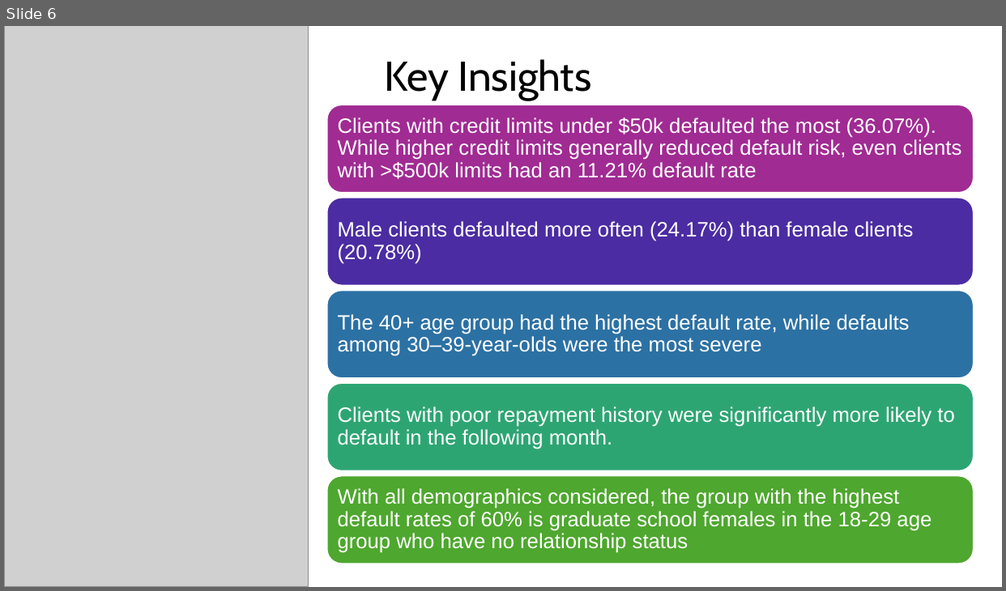
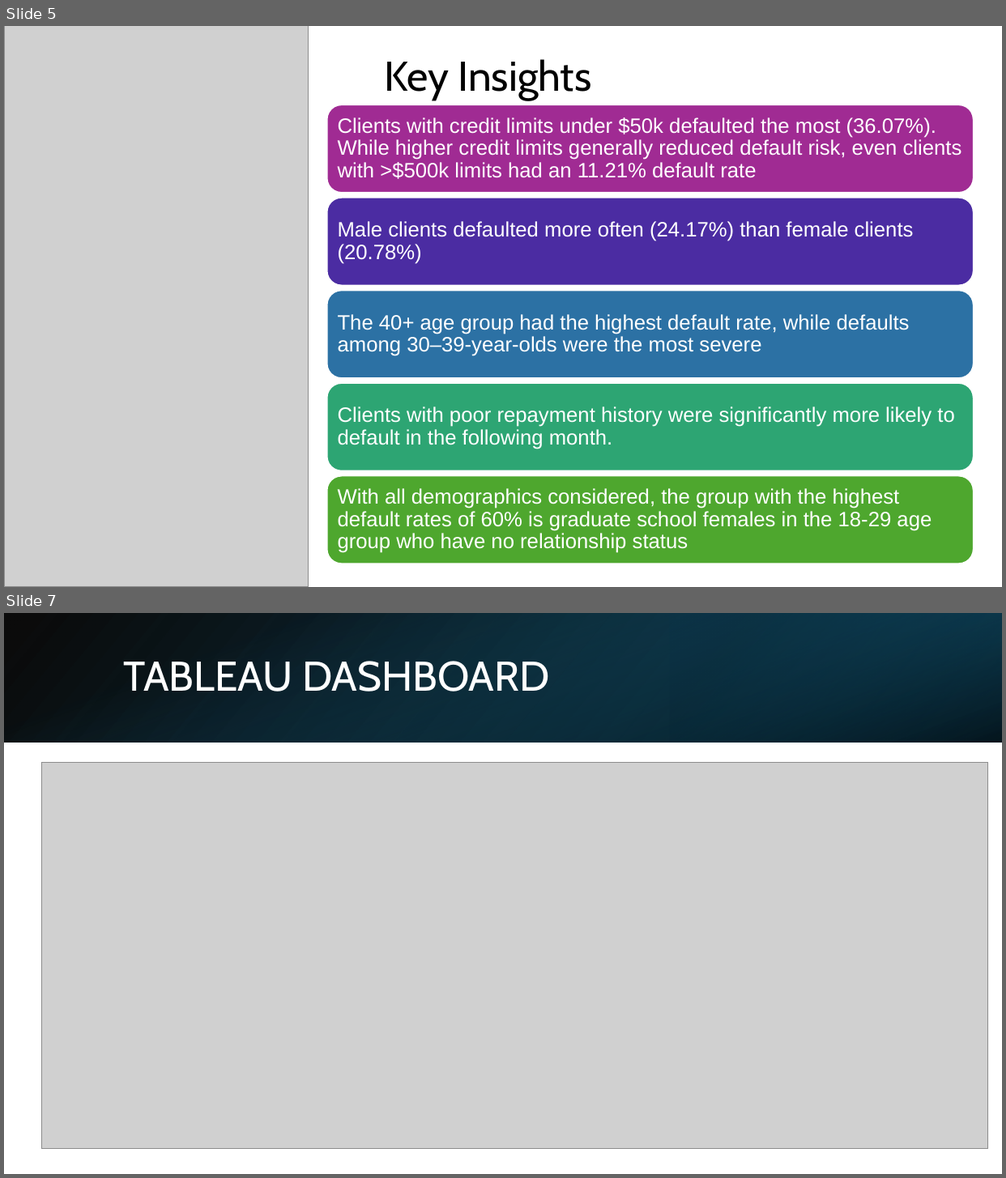
Before and after one commit to demi-ii/Credit-Card-Default, a slide deck: Powerpoint/Credit Card Project.pptx. Shown one above the other, each under a label of ours: slide 6 before the commit, slides 5 and 7 after it; the slides between them are not shown. The pictures are 1006x591 and 1006x1178 pixels, drawn with LibreOffice and Linux fonts; fonts in the diff are those of the drawing; grey boxes stand for pictures. Boxes give left, top, right and bottom in pixels: in the first picture for what was removed or moved away, otherwise in the second. Text is boxed around its words. In the diff, an @@ line names an element or a change of style, - is before the commit and + after.

```diff
--- a/Powerpoint/Credit Card Project.pptx
+++ b/Powerpoint/Credit Card Project.pptx
@@ slide 7 added at box(4, 613, 1002, 1174), background #FFFFFF @@
@@ rectangle added at box(4, 613, 1002, 742), fill gradient #000000 to #104862 @@
@@ rectangle added at box(4, 613, 1002, 742), fill gradient #156082 to #000000 @@
@@ rectangle added at box(670, 613, 1002, 742), fill gradient #0B3041 to #156082 @@
@@ title added at box(124, 661, 550, 692), 40 pt, text #FFFFFF @@
+TABLEAU DASHBOARD
@@ picture added at box(41, 763, 988, 1150) @@
@@ what was slide 6 is now slide 5 @@
```
Also in this commit, not shown: 2 slides changed, 1 slide removed.
